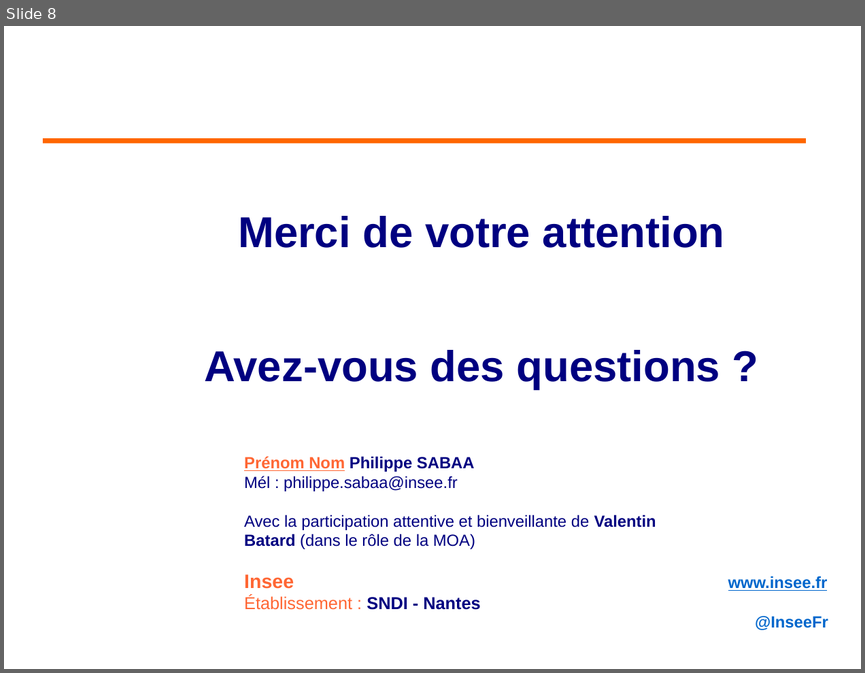
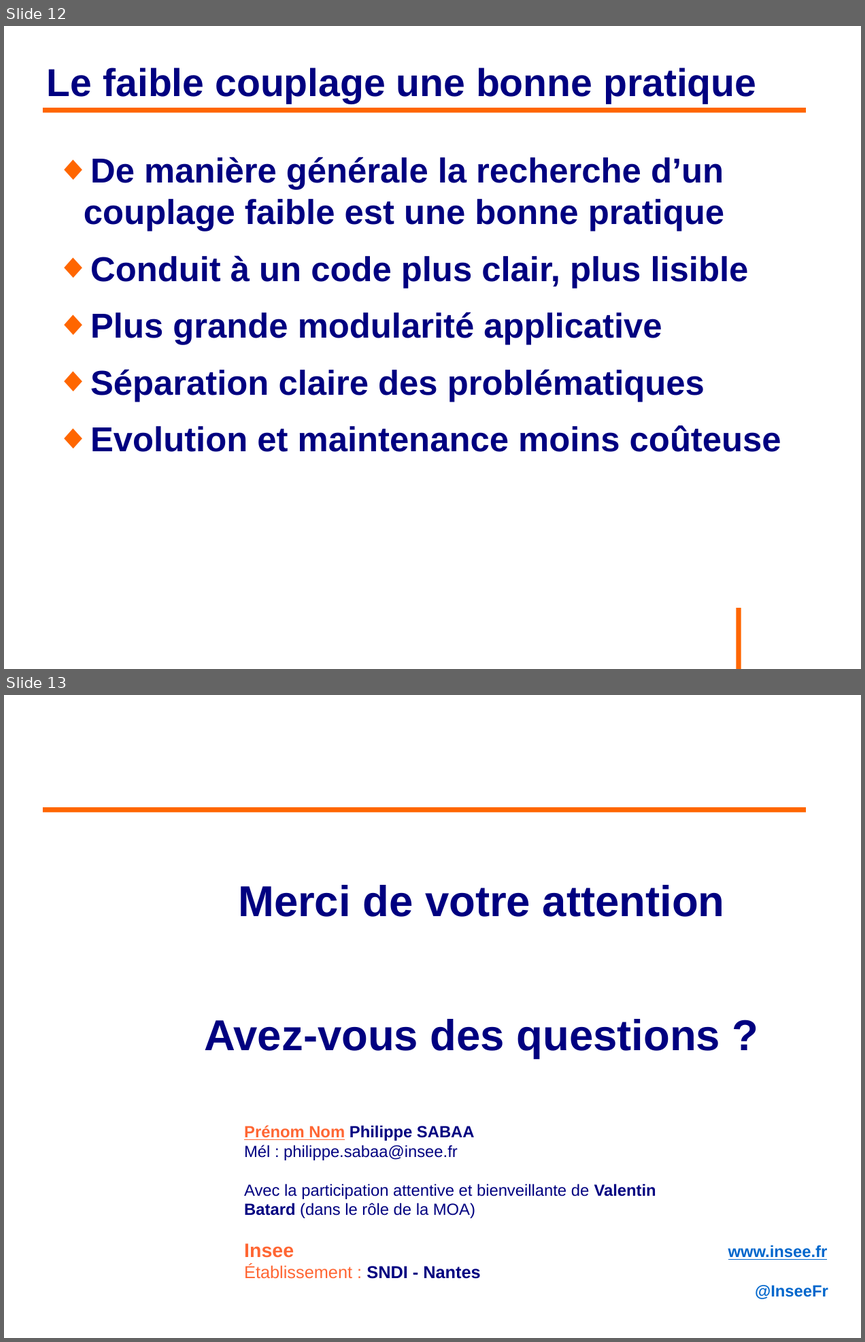
Before and after one commit to philphils/formation-spring, a slide deck: Documentation/diapo_formation_spring.odp. Shown one above the other, each under a label of ours: slide 8 before the commit, slides 12 and 13 after it. The pictures are 865x673 and 865x1342 pixels, drawn with LibreOffice and Linux fonts; fonts in the diff are those of the drawing; background and template pictures are left out. Boxes give left, top, right and bottom in pixels: in the first picture for what was removed or moved away, otherwise in the second. Text is boxed around its words. In the diff, an @@ line names an element or a change of style, - is before the commit and + after.

```diff
--- a/Documentation/diapo_formation_spring.odp
+++ b/Documentation/diapo_formation_spring.odp
@@ slide 12 added at (4, 26, 861, 669), background #FFFFFF @@
@@ title added at (47, 67, 756, 104), 36 pt, text #000080, bold @@
+Le faible couplage une bonne pratique
@@ line added from (43, 110) to (806, 110), #FF6600 4.54 pt @@
@@ text added at (84, 157, 781, 452), 32 pt, text #000080, bold @@
+◆ De manière générale la recherche d’un couplage faible est une bonne pratique
+◆ Conduit à un code plus clair, plus lisible
+◆ Plus grande modularité applicative
+◆ Séparation claire des problématiques
+◆ Evolution et maintenance moins coûteuse
@@ line added from (738, 607) to (738, 669), #FF6600 4.54 pt @@
@@ what was slide 8 is now slide 13 @@
```
Also in this commit, not shown: 2 slides changed, 4 other slides added.
